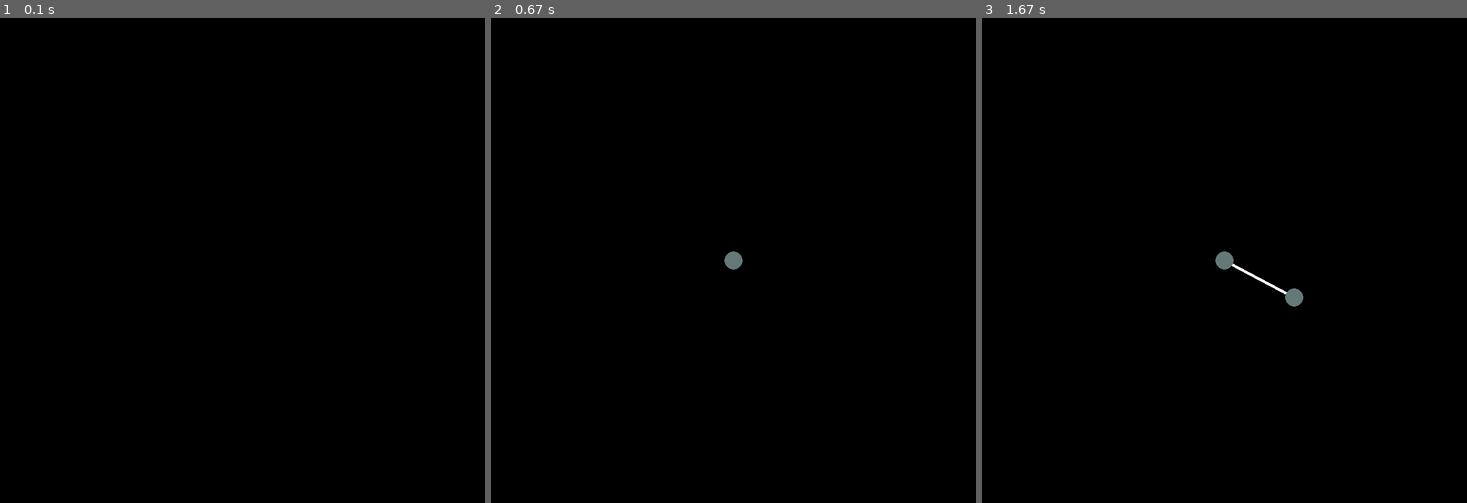
Above: before the commit, frames 1-3 (left to right).
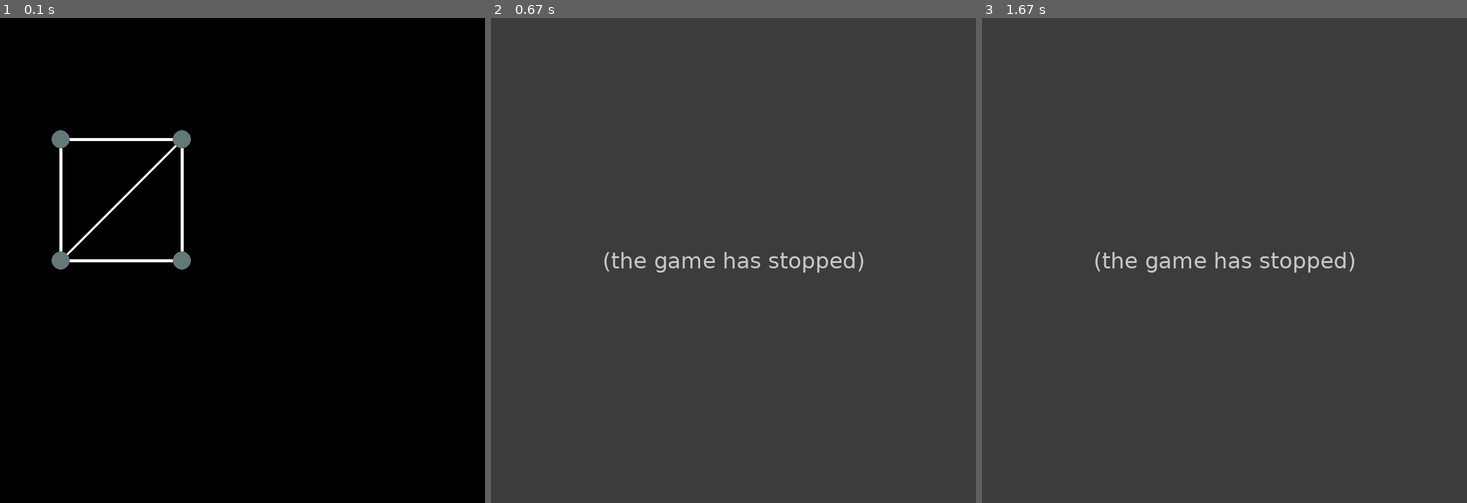
Above: after the commit, the same moments.

Repository: vinnnyr/Vinny-Truss-Solver
Game: pygame game, started from newMain.py
Two runs of this game, one before a commit and one after it. Both use one fixed random seed, a clock stepped at 60 frames per second and the inputs below.
Inputs (mouse positions are in pixels of both pictures, inside the frame that each line leads up to):
- Up to frame 1 (0.1 s): no input
- Up to frame 2 (0.67 s): click (733, 260) at 0.38 s
- Up to frame 3 (1.67 s): click (1292, 299) at 0.72 s; click (1059, 376) at 1.05 s

The runs differ from the first frame. In frame 1, 1.1% of the frame differs, in the area x 10-40%, y 23-52%; in frame 2, 100%, in the area x 0-100%, y 0-100%; in frame 3, 100%.
Error after the commit: AttributeError: 'Member' object has no attribute 'x' (newMain.py line 107); the game stopped at 0.38 s (later frames are placeholders)

Commit message:
Testing Scenario

Diff:
--- a/newMain.py
+++ b/newMain.py
@@ -4,6 +4,91 @@
 white = (255, 255, 255)
 grey = (100, 120, 120)
 black = (0, 0, 0)
+
+
+# A Structure has a list of Members, and a member has a list of nodes
+class Structure:
+    def __init__(self):
+        self.membList = []
+
+    def create(self,pos):  # will be called when mouse is clicked
+        if len(self.membList) > 0:  # If membList is populated
+            lastMemb = self.membList[len(self.membList) - 1]  # get the last member
+            if lastMemb.moving:
+                self.startPosList = self.getStartPos()
+                var = checkCollide(self.startPosList,pos, 15)
+                lastMemb.moving = False  # If this was entered, the member is now "complete"
+                if var:
+                    if var.__class__.__name__ == 'list':
+                        var = var[0]  # this condition happens when you trace over members
+                    lastMemb.endPos = var
+            else:  # Check collide with end of other memb (to connect) and then add new Memb
+                # var = checkCollide(lastMemb, (mouseX, mouseY), 15)
+                var = checkCollide(self.membList, pos, 15)
+                if var:
+                    if var.__class__.__name__ == 'list':
+                        var = var[0]  # this condition happens when you trace over members
+                    # self.addMemb(lastMemb.endPos)  # start new memb
+                    self.addMemb(var.endPos)
+        else:  # No membList population, start one.
+            self.addMemb((mouseX, mouseY))
+
+    def addMemb(self, pos):
+        self.membList.append(Member(pos))
+    def forceMembPos(self,pos1,pos2):
+        self.addMemb(pos1)
+        membInFocus = self.membList[len(self.membList) - 1]
+        membInFocus.moving = False
+        membInFocus.endPos = pos2
+
+    def testingScenario(self):
+        self.forceMembPos((100,200),(100,400))
+        self.forceMembPos((100, 200), (300, 200))
+        self.forceMembPos((100,400),(300,400))
+        self.forceMembPos((100,400),(300,200))
+        self.forceMembPos((300,200),(300,400))
+
+    def getStartPos(self):
+        list = []
+        for m in self.membList:
+            list.append(m.startPos)
+        return list
+
+    def display(self):
+        for m in self.membList:
+            m.display()
+
+
+class Member:
+    def __init__(self, startPos):
+        self.startPos = startPos
+        #self.endPos = (mouseX, mouseY)
+        self.nodeList = []
+        self.nodeList.append(Node(self.startPos, True))  # pygame.draw.circle(screen, grey, self.startPos, 15)
+        self.color = white  # white
+        self.moving = True
+
+    def display(self):
+        if self.moving:
+            self.endPos = (mouseX, mouseY)
+            (self.x, self.y) = self.endPos
+        pygame.draw.line(screen, self.color, self.startPos, self.endPos, 5)
+        if self.moving == False & len(self.nodeList) < 2:  # Each member only has two nodes
+            self.nodeList.append(Node(self.endPos, False))  # pygame.draw.circle(screen, grey, self.endPos, 15)
+        for n in self.nodeList:
+            n.display()
+
+
+class Node:
+    def __init__(self, pos, isStart):
+        self.isStart = isStart
+        self.pos = pos
+        self.r = 15
+        (self.x, self.y) = pos
+        self.color = grey
+
+    def display(self):
+        pygame.draw.circle(screen, self.color, self.pos, self.r)
 
 
 def checkCollide(classList, pos, r):
@@ -29,78 +114,6 @@
     else:
         return list
 
-# A Structure has a list of Members, and a member has a list of nodes
-class Structure:
-    def __init__(self):
-        self.membList = []
-
-    def create(self):  # will be called when mouse is clicked
-        if len(self.membList) > 0:  # If membList is populated
-            lastMemb = self.membList[len(self.membList) - 1]  # get the last member
-            if lastMemb.moving:
-                self.startPosList = self.getStartPos()
-                var = checkCollide(self.startPosList, (mouseX, mouseY), 15)
-                lastMemb.moving = False  # If this was entered, the member is now "complete"
-                if var:
-                    if var.__class__.__name__ == 'list':
-                        var = var[0]  # this condition happens when you trace over members
-                    lastMemb.endPos = var
-            else:  # Check collide with end of other memb (to connect) and then add new Memb
-                #var = checkCollide(lastMemb, (mouseX, mouseY), 15)
-                var=checkCollide(self.membList, (mouseX, mouseY), 15)
-                if var:
-                    if var.__class__.__name__ == 'list':
-                        var = var[0]  # this condition happens when you trace over members
-                    #self.addMemb(lastMemb.endPos)  # start new memb
-                    self.addMemb(var.endPos)
-        else:  # No membList population, start one.
-            self.addMemb((mouseX, mouseY))
-
-    def addMemb(self, pos):
-        self.membList.append(Member(pos))
-
-    def getStartPos(self):
-        list = []
-        for m in self.membList:
-            list.append(m.startPos)
-        return list
-
-    def display(self):
-        for m in self.membList:
-            m.display()
-
-
-class Member:
-    def __init__(self, startPos):
-        self.startPos = startPos
-        self.endPos = (mouseX, mouseY)
-        self.nodeList = []
-        self.nodeList.append(Node(self.startPos, True))  # pygame.draw.circle(screen, grey, self.startPos, 15)
-        self.color = white  # white
-        self.moving = True
-
-    def display(self):
-        if self.moving:
-            self.endPos = (mouseX, mouseY)
-            (self.x, self.y) = self.endPos
-        pygame.draw.line(screen, self.color, self.startPos, self.endPos, 5)
-        if self.moving == False & len(self.nodeList)<2: #Each member only has two nodes
-            self.nodeList.append(Node(self.endPos, False))  # pygame.draw.circle(screen, grey, self.endPos, 15)
-        for n in self.nodeList:
-            n.display()
-
-
-class Node:
-    def __init__(self, pos, isStart):
-        self.isStart = isStart
-        self.pos = pos
-        self.r = 15
-        (self.x, self.y) = pos
-        self.color = grey
-
-    def display(self):
-        pygame.draw.circle(screen, self.color, self.pos, self.r)
-
 
 # Pygame Stuff
 pygame.init()
@@ -112,6 +125,7 @@
     'Futura',
     18)  # IF this doesnt work, replace the string 'Futura' with the variable defaultFont
 mainStruct = Structure()  # init structure
+mainStruct.testingScenario()
 done = False
 while not done:
     (mouseX, mouseY) = pygame.mouse.get_pos()  # Global Variables mouseX and mouseY
@@ -119,7 +133,7 @@
         if event.type == pygame.QUIT:
             done = True
         if event.type == pygame.MOUSEBUTTONDOWN:
-            mainStruct.create()
+            mainStruct.create((mouseX,mouseY))
 
     # Display, Flip, Tick
     screen.fill((0, 0, 0))  # black
